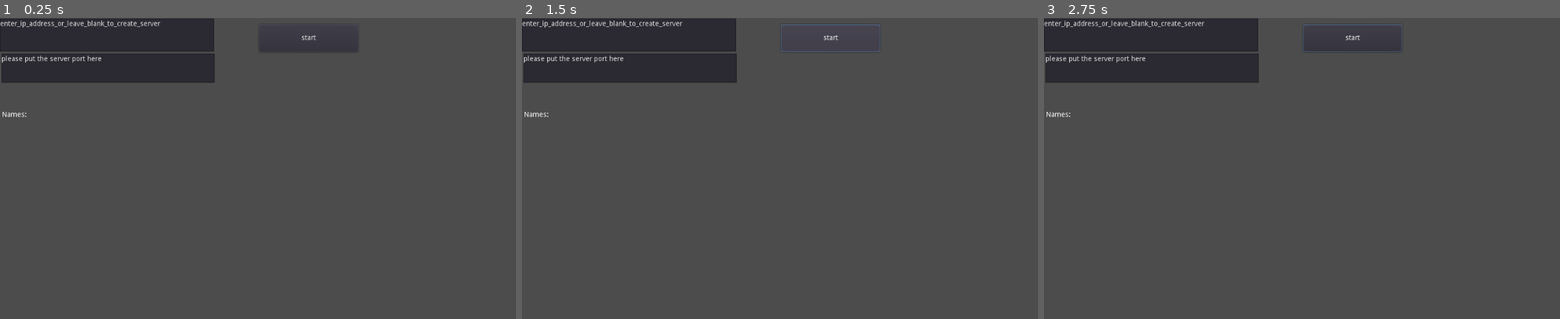
Above: before the commit, frames 1-3 (left to right).
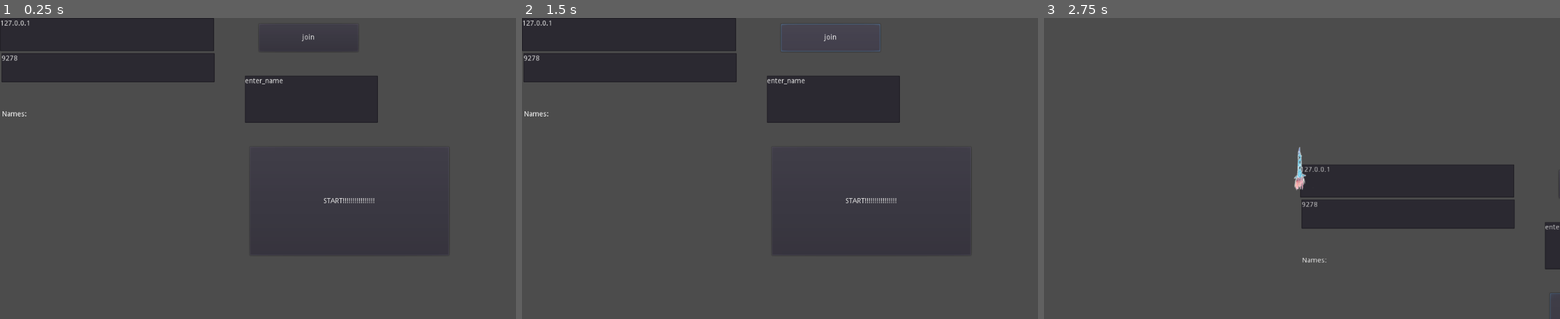
Above: after the commit, the same moments.

Repository: mward25/astroid_defense
Game: Godot game, scene res://main.tscn
Two runs of this game, one before a commit and one after it. Both use one fixed random seed, a clock stepped at 60 frames per second and the inputs below. A sky picture missing from this copy of the repository is replaced by a grey-blue gradient.
Inputs (mouse positions are in pixels of both pictures, inside the frame that each line leads up to):
- Up to frame 1 (0.25 s): no input
- Up to frame 2 (1.5 s): click "start" (after the commit: "join") at 0.5 s; click "start" (after the commit: "join") at 1.25 s
- Up to frame 3 (2.75 s): click (1394, 201) at 2 s, where only the run after the commit has a clickable "START!!!!!!!!!!!!!!!!"

The runs differ from the first frame. In frame 1, 4.8% of the frame differs, in the area x 0-86%, y 0-79%; in frame 2, 5.0%; in frame 3, 18%, in the area x 0-100%, y 0-93%.

Commit message:
Now network stuff kind of works... kind of.

Diff:
--- /dev/null
+++ b/global_audio_player.gd
@@ -0,0 +1,26 @@
+extends AudioStreamPlayer
+var menuMusic = null
+
+# Declare member variables here. Examples:
+# var a = 2
+# var b = "text"
+
+
+# Called when the node enters the scene tree for the first time.
+func _ready():
+	pass
+
+
+# Called every frame. 'delta' is the elapsed time since the previous frame.
+#func _process(delta):
+#	pass
+func _play_menu_menu_music():
+	if menuMusic == null:
+		menuMusic = load("res://my_assets/songs/menu/astroid_battle.ogg")
+	stream = menuMusic
+	play()
+
+func _stop_menu_music():
+	stop()
+	if menuMusic != null:
+		menuMusic = null
--- /dev/null
+++ b/levels/test/super_simple.tscn
@@ -0,0 +1,7 @@
+[gd_scene load_steps=2 format=2]
+
+[ext_resource path="res://my_assets/skys/build/night_sky_with_mountain.tscn" type="PackedScene" id=1]
+
+[node name="SuperSimple" type="Node2D"]
+
+[node name="NightSkyWithMountain" parent="." instance=ExtResource( 1 )]
--- a/levels/tutorial/tutorial_1.gd
+++ b/levels/tutorial/tutorial_1.gd
@@ -21,6 +21,10 @@
 
 # Called when the node enters the scene tree for the first time.
 func _ready():
+
+
+
+
 	$player/BigMessagingSystem.text = "Hello, when you want to see the next step of the tutorial please move to the red box"
 	$InMessagingArea.show()
 
--- a/menu/main_menu.gd
+++ b/menu/main_menu.gd
@@ -1,6 +1,7 @@
-extends Control
-
-
+extends Node
+var finishedOnReady = false
+signal finishedOnReadySignal
+var isServer = false
 # Declare member variables here. Examples:
 # var a = 2
 # var b = "text"
@@ -8,11 +9,9 @@
 
 # Called when the node enters the scene tree for the first time.
 func _ready():
-	get_tree().connect("network_peer_connected", self, "_player_connected")
-	get_tree().connect("network_peer_disconnected", self, "_player_disconnected")
-	get_tree().connect("connected_to_server", self, "_connected_ok")
-	get_tree().connect("connection_failed", self, "_connected_fail")
-	get_tree().connect("server_disconnected", self, "_server_disconnected")
+	$"/root/GlobalAudioPlayer"._play_menu_menu_music()
+	emit_signal("finishedOnReadySignal")
+	finishedOnReady = true
 
 
 # Called every frame. 'delta' is the elapsed time since the previous frame.
@@ -22,53 +21,28 @@
 var myInfo = {name = "the dude"}
 
 func _on_Button_pressed():
-		if $EnterIp/Ip.text == "":
-			var peer = NetworkedMultiplayerENet.new()
-			peer.create_server(2738, 10)
-			get_tree().network_peer = peer
-		else:
-			var peer = NetworkedMultiplayerENet.new()
-			peer.create_client($EnterIp/Ip.text, int($EnterServerPort/Port.text))
-			get_tree().network_peer = peer
+	myInfo.name = $NameEdit/TextEdit.text
+	if $EnterIp/Ip.text == "":
+		isServer = true
+		var host = true
+		var peer = NetworkedMultiplayerENet.new()
+		peer.create_server(9278, 10)
+		get_tree().network_peer = peer
+#		$"/root/Network".playerInfo.host = $NameEdit/TextEdit.text
+	else:
+		var peer = NetworkedMultiplayerENet.new()
+		peer.create_client($EnterIp/Ip.text, int($EnterServerPort/Port.text))
+		get_tree().network_peer = peer
+#		$"/root/Network".register_player($NameEdit/TextEdit.text)
+		isServer = false
+#		$"/root/Network".playerInfo.p1 = $NameEdit/TextEdit.text
 
 
-func update_ui(var info):
-	$Names/RichTextLabel.text = playerInfo
-
-remote func pre_configure_game():
-	var selfPeerID = get_tree().get_network_unique_id()
-
-	var world = load("res://levels/tutorial/tutorial_1.tscn").instance()
-	get_node("/root").add_child(world)
+remote func update_ui(var info):
+	$"/root/menu/Names/RichTextLabel".text += info
 
 
-	var MyPlayer = preload("res://player/player_default.tscn").instance()
-	MyPlayer.set_name(str(selfPeerID))
-	MyPlayer.set_network_master(selfPeerID)
-	get_node("/root/world/players").add_child(MyPlayer)
-
-	for p in playerInfo:
-		var player = preload("res://player/player_default.tscn")
-		player.set_name(str(p))
-		player.set_network_master(p)
-		get_node("/root/world/players").add_child(player)
-
-	rpc_id(1, "done_preconfiguring")
-
-func _player_connected(id):
-	rpc_id(id, "register_player", myInfo)
-
-func _player_disconnected(id):
-	playerInfo.erase(id)
-
-func _connected_ok():
-	pass
-
-func _connected_fail():
-	pass
-
-remote func register_player(info):
-	var id = get_tree().get_rpc_sender_id()
-	playerInfo[id] = info
-
-	update_ui(playerInfo[id].name)
+func _on_StartButton_pressed():
+	print($"/root/Network".playerInfo)
+	if isServer == false:
+		$"/root/Network".pre_configure_game()
--- a/menu/main_menu.tscn
+++ b/menu/main_menu.tscn
@@ -2,15 +2,8 @@
 
 [ext_resource path="res://menu/main_menu.gd" type="Script" id=1]
 
-[node name="menu" type="Control"]
-anchor_right = 1.0
-anchor_bottom = 1.0
-margin_top = 1.0
-margin_bottom = 1.0
+[node name="menu" type="Node"]
 script = ExtResource( 1 )
-__meta__ = {
-"_edit_use_anchors_": false
-}
 
 [node name="EnterIp" type="HSplitContainer" parent="."]
 margin_right = 425.0
@@ -22,7 +15,7 @@
 [node name="Ip" type="TextEdit" parent="EnterIp"]
 margin_right = 425.0
 margin_bottom = 66.0
-text = "enter_ip_address_or_leave_blank_to_create_server"
+text = "127.0.0.1"
 
 [node name="Start" type="HSplitContainer" parent="."]
 margin_left = 514.0
@@ -36,7 +29,7 @@
 [node name="Button" type="Button" parent="Start"]
 margin_right = 197.0
 margin_bottom = 55.0
-text = "start"
+text = "join"
 
 [node name="EnterServerPort" type="VSplitContainer" parent="."]
 margin_left = 3.0
@@ -50,7 +43,7 @@
 [node name="Port" type="TextEdit" parent="EnterServerPort"]
 margin_right = 423.0
 margin_bottom = 58.0
-text = "please put the server port here"
+text = "9278"
 
 [node name="Names" type="VSplitContainer" parent="."]
 margin_left = 3.5874
@@ -66,4 +59,33 @@
 margin_bottom = 128.0
 text = "Names:"
 
+[node name="NameEdit" type="MarginContainer" parent="."]
+margin_left = 485.818
+margin_top = 114.59
+margin_right = 749.818
+margin_bottom = 208.59
+__meta__ = {
+"_edit_use_anchors_": false
+}
+
+[node name="TextEdit" type="TextEdit" parent="NameEdit"]
+margin_right = 264.0
+margin_bottom = 94.0
+text = "enter_name"
+
+[node name="MarginContainer" type="MarginContainer" parent="."]
+margin_left = 496.478
+margin_top = 256.734
+margin_right = 891.478
+margin_bottom = 472.734
+__meta__ = {
+"_edit_use_anchors_": false
+}
+
+[node name="StartButton" type="Button" parent="MarginContainer"]
+margin_right = 395.0
+margin_bottom = 216.0
+text = "START!!!!!!!!!!!!!!!!"
+
 [connection signal="pressed" from="Start/Button" to="." method="_on_Button_pressed"]
+[connection signal="pressed" from="MarginContainer/StartButton" to="." method="_on_StartButton_pressed"]
--- /dev/null
+++ b/network.gd.gd
@@ -0,0 +1,123 @@
+extends Node
+var finishedOnReady = false
+signal finishedOnReadySignal
+# Declare member variables here. Examples:
+# var a = 2
+# var b = "text"
+
+
+# Called when the node enters the scene tree for the first time.
+func _ready():
+	get_tree().connect("network_peer_connected", self, "_player_connected")
+	get_tree().connect("network_peer_disconnected", self, "_player_disconnected")
+	get_tree().connect("connected_to_server", self, "_connected_ok")
+	get_tree().connect("connection_failed", self, "_connected_fail")
+	get_tree().connect("server_disconnected", self, "_server_disconnected")
+	emit_signal("finishedOnReadySignal")
+	finishedOnReady = true
+
+
+# Called every frame. 'delta' is the elapsed time since the previous frame.
+#func _process(delta):
+#	pass
+var playerInfo = {}
+var myInfo = {name = "the dude"}
+
+
+
+remote func update_ui(var info):
+	pass
+
+remote func pre_configure_game():
+	print("preconfiguring")
+	if finishedOnReady == false:
+		yield(self, "finishedOnReadySignal")
+	if 1 == get_tree().get_rpc_sender_id():
+		get_tree().set_pause(true)
+	var selfPeerID = get_tree().get_network_unique_id()
+
+	var world = load("res://levels/test/super_simple.tscn").instance()
+	world.set_name("world")
+	get_node("/root").add_child(world)
+
+
+	var MyPlayer = preload("res://player/player_default.tscn").instance()
+	print("adding me, ", str(selfPeerID), " to the scene")
+	MyPlayer.set_name(str(selfPeerID))
+	MyPlayer.set_network_master(selfPeerID)
+	get_node("/root/world").add_child(MyPlayer)
+
+	for p in playerInfo:
+		var player = preload("res://player/player_default.tscn").instance()
+		player.set_name(str(p))
+		print("adding ", str(p), " to scene")
+		player.set_network_master(int(p))
+		get_node("/root/world").add_child(player)
+
+	rpc_id(1, "done_preconfiguring")
+
+#	done_preconfiguring()
+
+var players_done = []
+remote func done_preconfiguring():
+	var selfPeerID = get_tree().get_network_unique_id()
+	print("done_preconfiguring")
+	var who = get_tree().get_rpc_sender_id()
+
+	var world = load("res://levels/test/super_simple.tscn").instance()
+	world.set_name("world")
+	get_node("/root").add_child(world)
+
+
+	var MyPlayer = preload("res://player/player_default.tscn").instance()
+	print("adding me, ", str(selfPeerID), " to the scene")
+	MyPlayer.set_name(str(selfPeerID))
+	MyPlayer.set_network_master(selfPeerID)
+	get_node("/root/world").add_child(MyPlayer)
+
+
+
+	var player = preload("res://player/player_default.tscn").instance()
+	player.set_name(str(who))
+	print("adding ", str(who), " to scene")
+	player.set_network_master(int(who))
+	get_node("/root/world").add_child(player)
+
+#	assert(get_tree().is_network_server())
+#	assert(who in playerInfo)
+#	assert(not who in players_done)
+
+	players_done.append(who)
+
+	if players_done.size() == playerInfo.size():
+		rpc("post_configure_game")
+#		post_configure_game()
+
+remote func post_configure_game():
+	print("post_configure_game")
+	if 1 == get_tree().get_rpc_sender_id():
+		get_tree().set_pause(false)
+
+
+func _player_connected(id):
+	print("player ", id, " has connected")
+	rpc_id(id, "register_player", myInfo)
+
+func _player_disconnected(id):
+	playerInfo.erase(id)
+
+func _connected_ok():
+	pass
+
+func _connected_fail():
+	pass
+
+remote func register_player(info):
+	print("player ", info, " is being registered")
+	var id = get_tree().get_rpc_sender_id()
+	playerInfo[id] = info
+
+	update_ui(playerInfo[id].name)
+
+func _server_disconnected():
+	pass
--- a/player/player_default.gd
+++ b/player/player_default.gd
@@ -55,9 +55,19 @@
 		$BigMessagingSystem.text = "you died"
 		yield(get_tree().create_timer(3), "timeout")
 		queue_free()
+
+
+	rpc_unreliable("set_pos_and_motion", position)
+
+#	rpc_id(1, "set_pos_and_motion", globalPosition)
+
 #	print($ExaustFumes.gravity_vec)
 
 
 func _on_player_body_entered(body):
 	if "damage" in body:
 		health -= body.damage
+
+
+remote func set_pos_and_motion(pos):
+	global_position = pos
--- a/project.godot
+++ b/project.godot
@@ -21,6 +21,8 @@
 [autoload]
 
 Moneys="*res://vars/moneys.gd"
+Network="*res://network.gd.gd"
+GlobalAudioPlayer="*res://global_audio_player.gd"
 
 [global]
 
Not shown, added: my_assets/songs/menu/astroid_battle.ogg.import
Not shown, added: my_assets/songs/menu/astroid_battle.ogg
